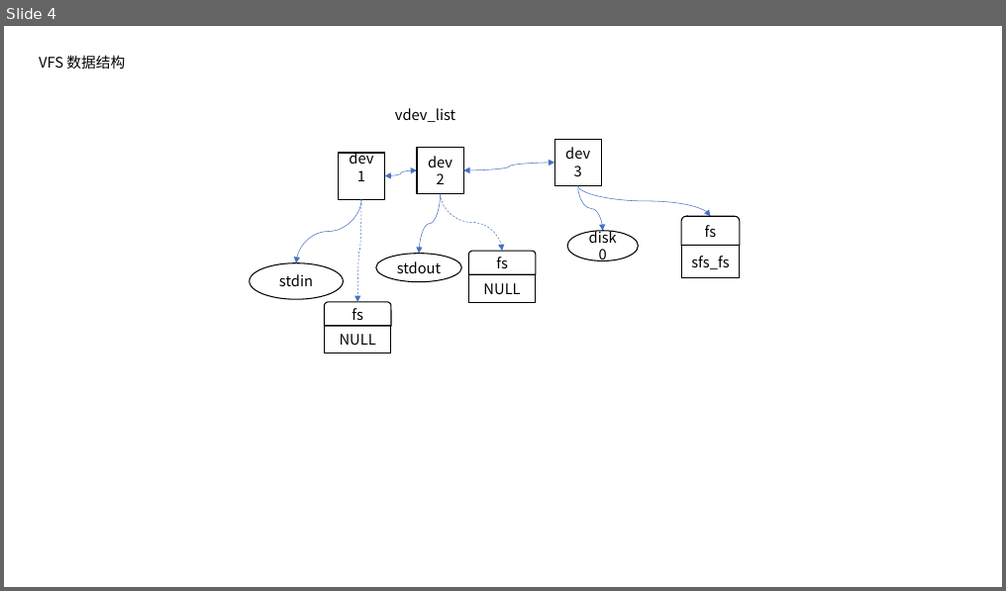
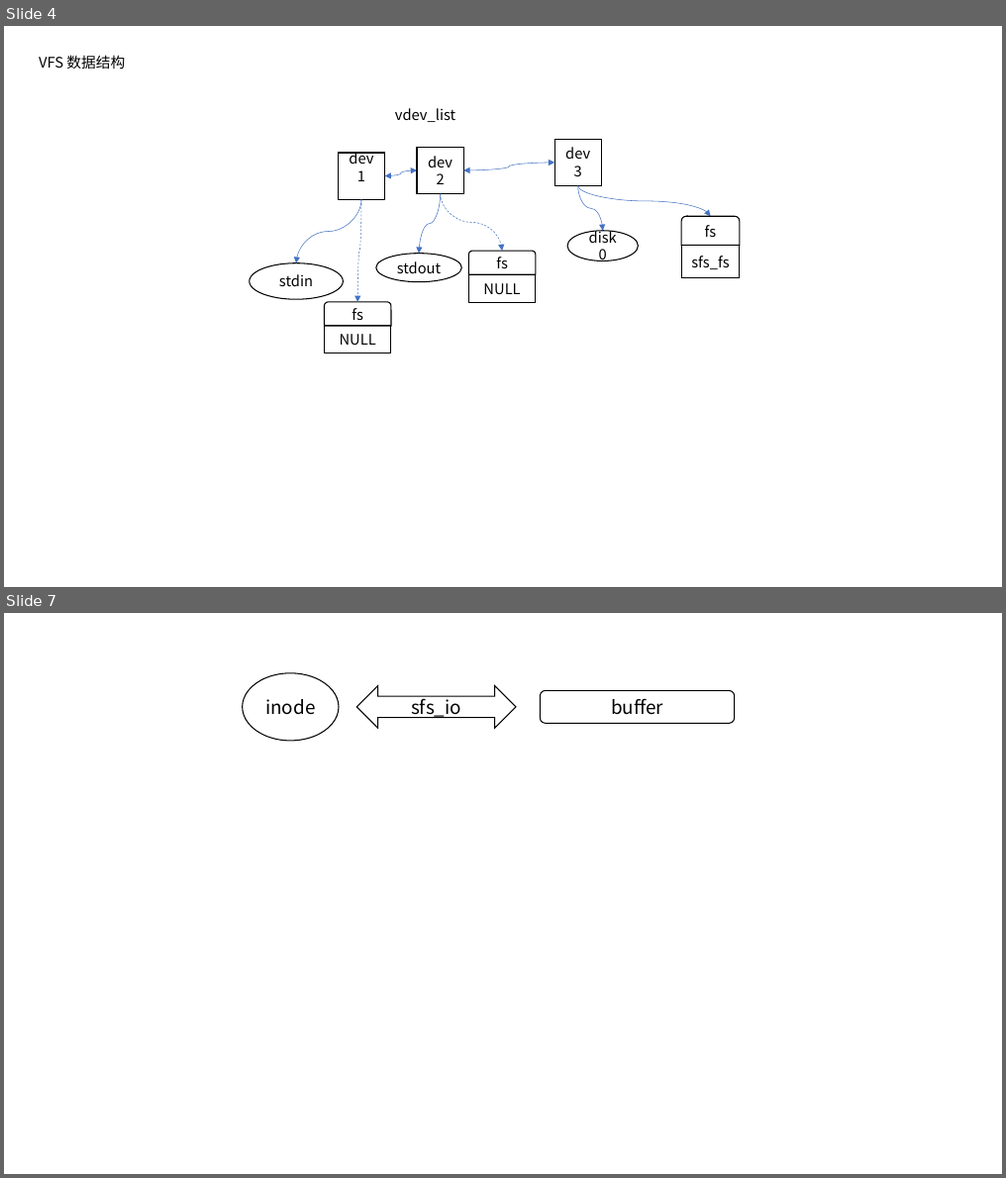
Before and after one commit to libinyl/lcore, a slide deck: 文件系统.pptx. Shown one above the other, each under a label of ours: slide 4 before the commit, slides 4 and 7 after it; the slides between them are not shown. The pictures are 1006x591 and 1006x1178 pixels, drawn with LibreOffice and Linux fonts; fonts in the diff are those of the drawing. Boxes give left, top, right and bottom in pixels: in the first picture for what was removed or moved away, otherwise in the second. Text is boxed around its words. In the diff, an @@ line names an element or a change of style, - is before the commit and + after.

```diff
--- a/文件系统.pptx
+++ b/文件系统.pptx
@@ slide 7 added at bbox=[4, 613, 1002, 1174], background #FFFFFF @@
@@ ellipse added at bbox=[242, 672, 339, 741], outline #000000 1 pt, 18 pt, text #000000 @@
+inode
@@ left right arrow added at bbox=[356, 685, 516, 728], outline #000000 1 pt, 18 pt, text #000000 @@
+sfs_io
@@ rounded rectangle added at bbox=[540, 691, 735, 724], outline #000000 1 pt, 18 pt, text #000000 @@
+buffer
```
Also in this commit, not shown: 2 slides changed, 2 other slides added, 16 other files.
